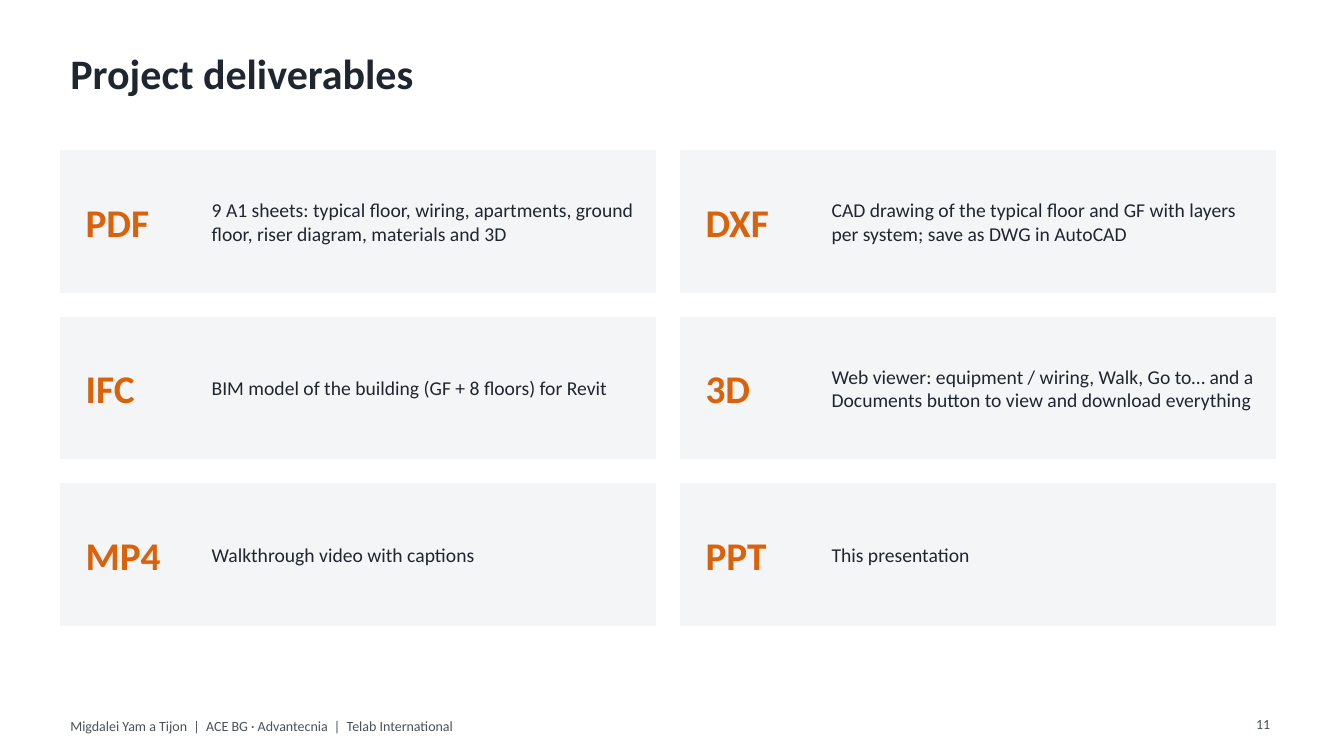
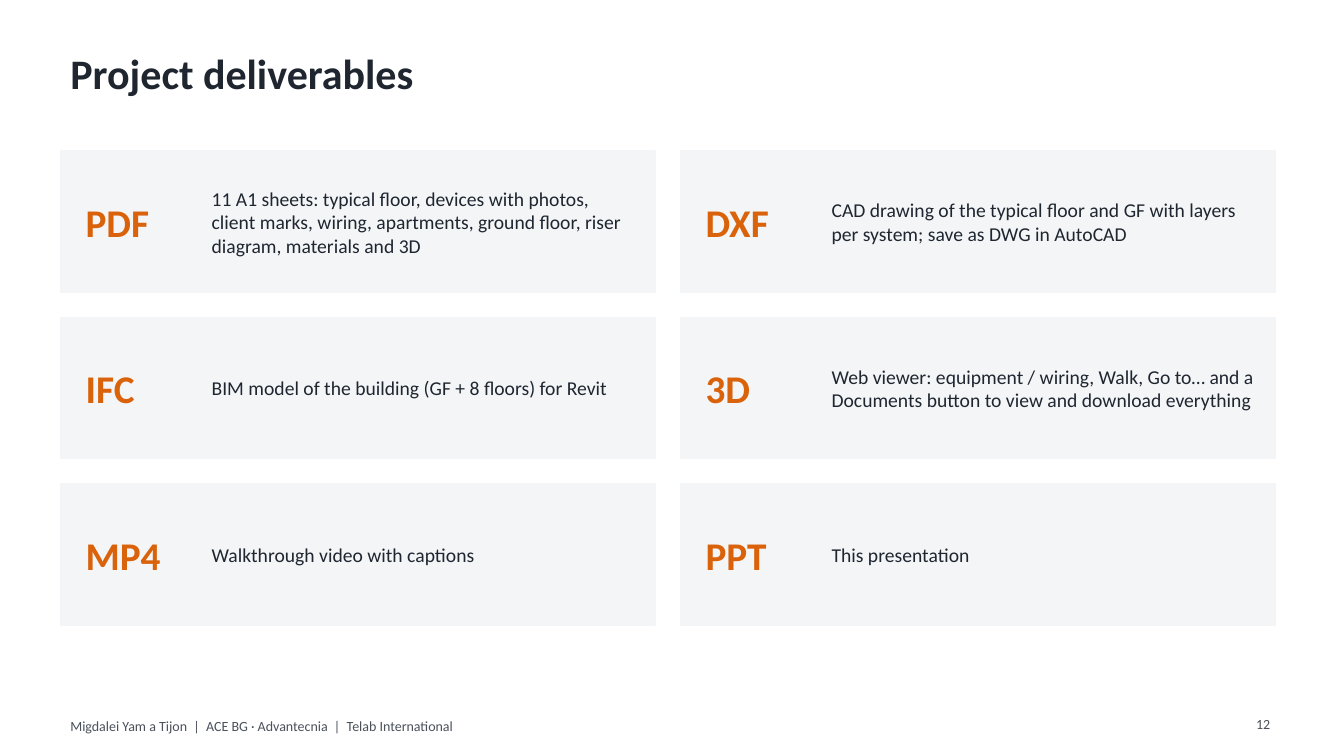
Before and after one commit to alexjusid-jpg/planos, a slide deck: slide 12 of migdalei/en/presentation_EN.pptx (slide 11 before the commit). Drawn at 1344x756 pixels with LibreOffice and Linux fonts; fonts in the diff are those of the drawing. Boxes give left, top, right and bottom in pixels: in the first picture for what was removed or moved away, otherwise in the second. Text is boxed around its words. In the diff, an @@ line names an element or a change of style, - is before the commit and + after.

```diff
--- a/migdalei/en/presentation_EN.pptx
+++ b/migdalei/en/presentation_EN.pptx
@@ text at <box>212,192,621,257</box>: text changed @@
-9 A1 sheets: typical floor, wiring, apartments, ground floor, riser diagram, materials and 3D
+11 A1 sheets: typical floor, devices with photos, client marks, wiring, apartments, ground floor, riser diagram, materials and 3D
@@ page number at <box>1256,720,1270,729</box>: text changed @@
-11
+12
```
Also in this commit, not shown: 1 other slide changed, 1 slide added, 20 other files.
